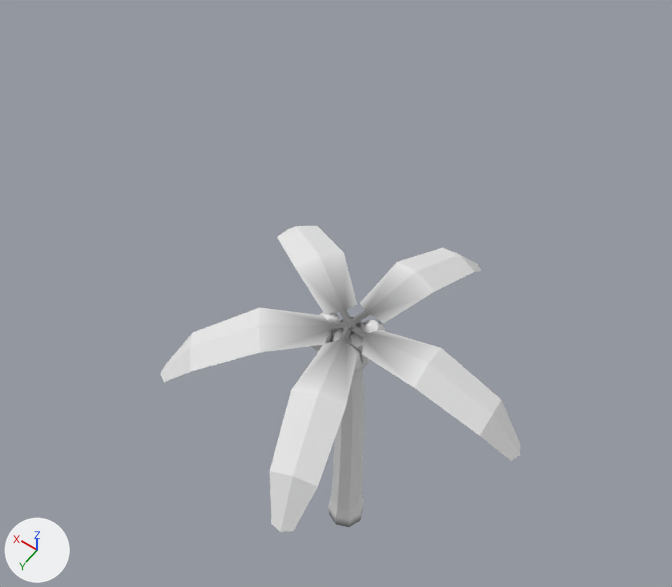
The glTF model environment/palm_tree/palm_tree_01_sm.glb: old version first, new version second.
The view is the same before and after, from a 50 mm lens placed at (-3.5, 5.17, 13.45), pointed at (0.6, -0.58, 4.41). Arrows for +X, +Y and +Z are at lower left; the lights stay in place. The older version comes first. Vertices at exactly the same position are counted once.

In view in the first picture: 'CoconutMesh.001', 'CoconutMesh.002', 'CoconutMesh.003', 'CoconutMesh.004', 'PalmLeafMesh.001', 'PalmLeafMesh.002', 'PalmLeafMesh.003', 'PalmLeafMesh.004', 'PalmLeafMesh.005', 'PalmTrunkMesh.001'.
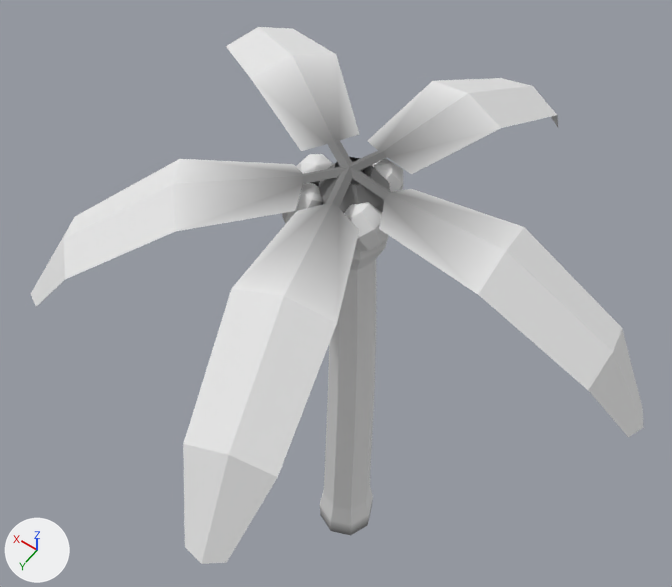
Where the change shows, as pixel boxes (x1, y1, x2, y2) in the pictures (672 x 587 px; the box of a moved part takes in the faces that stretch with it):
'PalmLeafMesh.005', mesh rescaled, moved, turned
    before: (270, 318, 358, 532)
    after: (183, 167, 359, 564)
'PalmLeafMesh.004', mesh rescaled, moved, turned
    before: (343, 320, 520, 461)
    after: (350, 167, 644, 437)
'PalmLeafMesh.001', mesh rescaled, moved, turned
    before: (160, 307, 356, 382)
    after: (31, 159, 349, 307)
'PalmLeafMesh.003', mesh rescaled, moved, turned
    before: (348, 248, 481, 325)
    after: (350, 78, 558, 174)
'PalmLeafMesh.002', mesh rescaled, moved, turned
    before: (277, 226, 357, 329)
    after: (226, 27, 360, 167)
'PalmTrunkMesh.001', rescaled (78% wider, 80% taller)
    before: (329, 317, 369, 527)
    after: (318, 157, 390, 535)
'CoconutMesh.004', mesh rescaled, moved, turned
    before: (349, 344, 363, 371)
    after: (344, 202, 388, 251)
'CoconutMesh.001', mesh rescaled, moved
    before: (363, 320, 385, 333)
    after: (363, 158, 403, 192)
'CoconutMesh.003', mesh rescaled, moved (mostly hidden before)
    before: (312, 329, 333, 351)
    after: (282, 183, 323, 224)
'CoconutMesh.002', mesh rescaled, moved
    before: (320, 312, 341, 323)
    after: (296, 154, 337, 186)
part 2 of me_palm_leaf_mesh_006, moved or reshaped
    before: (160, 226, 520, 532)
    after: (31, 27, 644, 564)
part 3 of me_coconut_mesh_001, moved or reshaped
    before: (312, 312, 385, 371)
    after: (282, 154, 403, 251)

Patch to the scene script:
```diff
--- a/environment/palm_tree/palm_tree_01_sm.glb.py
+++ b/environment/palm_tree/palm_tree_01_sm.glb.py
@@ me_palm_trunk_mesh_001 @@
-me_palm_trunk_mesh_001.from_pydata(...)  # 80 vertices, 144 faces; spans x -0.28..0.26, y -0.27..0.28, z -0.12..4.88
+me_palm_trunk_mesh_001.from_pydata(...)  # 80 vertices, 144 faces; spans x -0.42..0.39, y -0.4..0.42, z -0.18..7.32
+# me_palm_trunk_mesh_001 part 1: the whole mesh is scaled about the mesh origin by 1.5
 me_palm_trunk_mesh_001.materials.append(mat_palm_tree_mat_001)
@@ me_palm_leaf_mesh_006 @@
 # used by ob_palmleafmesh_001; location = (0.18, 0.14, 4.96); rotation_euler = (-0.012, 0.00515, 0.677), in degrees (-0.7, 0.3, 39); scale = (1.15, 1.15, 1.15)
-me_palm_leaf_mesh_006.from_pydata(...)  # 17 vertices, 18 faces; spans x -0.25..1.78, y -0.27..0.27, z -0.76..0.0
+me_palm_leaf_mesh_006.from_pydata(...)  # 17 vertices, 18 faces; spans x 0.0..3.05, y -0.42..0.4, z -1.08..0.07
+# me_palm_leaf_mesh_006 part 2: the whole mesh is scaled about its middle by 1.5, then moved by (0.76, -0.01, -0.13)
 me_palm_leaf_mesh_006.materials.append(mat_palm_tree_mat_001)
@@ me_coconut_mesh_001 @@
 # used by ob_coconutmesh_001; location = (-0.19, -0.2, 4.68); rotation_euler = (0.137, -0.362, -2.394), in degrees (7.8, -21, -137)
-me_coconut_mesh_001.from_pydata(...)  # 26 vertices, 48 faces; spans x -0.148..0.148, y -0.148..0.148, z -0.175..0.175
+me_coconut_mesh_001.from_pydata(...)  # 26 vertices, 48 faces; spans x -0.223..0.223, y -0.223..0.223, z -0.262..0.262
+# me_coconut_mesh_001 part 3: the whole mesh is scaled about its middle by 1.5
 me_coconut_mesh_001.materials.append(mat_palm_tree_mat_001)
@@ ob_palmleafmesh_001 @@
 ob_palmleafmesh_001 = bpy.data.objects.new('PalmLeafMesh.001', me_palm_leaf_mesh_006)
-ob_palmleafmesh_001.location = (0.18, 0.14, 4.96)
-ob_palmleafmesh_001.rotation_euler = (-0.012, 0.00515, 0.677)  # degrees (-0.7, 0.3, 39)
+ob_palmleafmesh_001.location = (0.01, 0.04, 7.37)
+ob_palmleafmesh_001.rotation_euler = (-0.0121, 0.115, 0.676)  # degrees (-0.7, 6.6, 39)
 ob_palmleafmesh_001.scale = (1.15, 1.15, 1.15)
@@ ob_palmleafmesh_002 @@
 ob_palmleafmesh_002 = bpy.data.objects.new('PalmLeafMesh.002', me_palm_leaf_mesh_006)
-ob_palmleafmesh_002.location = (0.18, -0.13, 4.97)
-ob_palmleafmesh_002.rotation_euler = (-0.012, -0.0207, -0.592)  # degrees (-0.7, -1.2, -34)
+ob_palmleafmesh_002.location = (0.01, 0.04, 7.37)
+ob_palmleafmesh_002.rotation_euler = (-0.0375, -0.0207, -0.592)  # degrees (-2.1, -1.2, -34)
 ob_palmleafmesh_002.scale = (1.15, 1.15, 1.15)
@@ ob_palmleafmesh_003 @@
 ob_palmleafmesh_003 = bpy.data.objects.new('PalmLeafMesh.003', me_palm_leaf_mesh_006)
-ob_palmleafmesh_003.location = (-0.07, -0.27, 4.96)
-ob_palmleafmesh_003.rotation_euler = (-0.012, 0.00515, -1.771)  # degrees (-0.7, 0.3, -101)
+ob_palmleafmesh_003.location = (0.01, 0.04, 7.37)
+ob_palmleafmesh_003.rotation_euler = (0.032, 0.0626, -1.771)  # degrees (1.8, 3.6, -101)
 ob_palmleafmesh_003.scale = (1.15, 1.15, 1.15)
@@ ob_palmleafmesh_004 @@
 ob_palmleafmesh_004 = bpy.data.objects.new('PalmLeafMesh.004', me_palm_leaf_mesh_006)
-ob_palmleafmesh_004.location = (-0.24, 0.01, 4.96)
-ob_palmleafmesh_004.rotation_euler = (-0.012, 0.00515, -3.082)  # degrees (-0.7, 0.3, -177)
+ob_palmleafmesh_004.location = (0.01, 0.04, 7.37)
+ob_palmleafmesh_004.rotation_euler = (-0.0121, 0.131, -3.083)  # degrees (-0.7, 7.5, -177)
 ob_palmleafmesh_004.scale = (1.15, 1.15, 1.15)
@@ ob_palmleafmesh_005 @@
 ob_palmleafmesh_005 = bpy.data.objects.new('PalmLeafMesh.005', me_palm_leaf_mesh_006)
-ob_palmleafmesh_005.location = (-0.06, 0.22, 4.96)
-ob_palmleafmesh_005.rotation_euler = (-0.012, 0.00515, 1.853)  # degrees (-0.7, 0.3, 106)
+ob_palmleafmesh_005.location = (0.01, 0.04, 7.37)
+ob_palmleafmesh_005.rotation_euler = (-0.0647, 0.00515, 1.853)  # degrees (-3.7, 0.3, 106)
 ob_palmleafmesh_005.scale = (1.15, 1.15, 1.15)
@@ ob_coconutmesh_001 @@
 ob_coconutmesh_001 = bpy.data.objects.new('CoconutMesh.001', me_coconut_mesh_001)
-ob_coconutmesh_001.location = (-0.19, -0.2, 4.68)
+ob_coconutmesh_001.location = (-0.12, -0.36, 6.97)
 ob_coconutmesh_001.rotation_euler = (0.137, -0.362, -2.394)  # degrees (7.8, -21, -137)
@@ ob_coconutmesh_002 @@
 ob_coconutmesh_002 = bpy.data.objects.new('CoconutMesh.002', me_coconut_mesh_001)
-ob_coconutmesh_002.location = (0.31, -0.02, 4.66)
+ob_coconutmesh_002.location = (0.44, -0.02, 6.98)
 ob_coconutmesh_002.rotation_euler = (-0.00403, -0.386, -0.745)  # degrees (-0.2, -22, -43)
@@ ob_coconutmesh_003 @@
 ob_coconutmesh_003 = bpy.data.objects.new('CoconutMesh.003', me_coconut_mesh_001)
-ob_coconutmesh_003.location = (0.23, 0.2, 4.66)
+ob_coconutmesh_003.location = (0.3, 0.36, 6.95)
 ob_coconutmesh_003.rotation_euler = (0.349, -0.386, 0.391)  # degrees (20, -22, 22)
@@ ob_coconutmesh_004 @@
 ob_coconutmesh_004 = bpy.data.objects.new('CoconutMesh.004', me_coconut_mesh_001)
-ob_coconutmesh_004.location = (-0.18, 0.25, 4.68)
-ob_coconutmesh_004.rotation_euler = (0.648, -0.117, 1.689)  # degrees (37, -6.7, 97)
+ob_coconutmesh_004.location = (-0.31, 0.24, 6.97)
+ob_coconutmesh_004.rotation_euler = (0.613, -0.255, 1.881)  # degrees (35, -15, 108)
```
